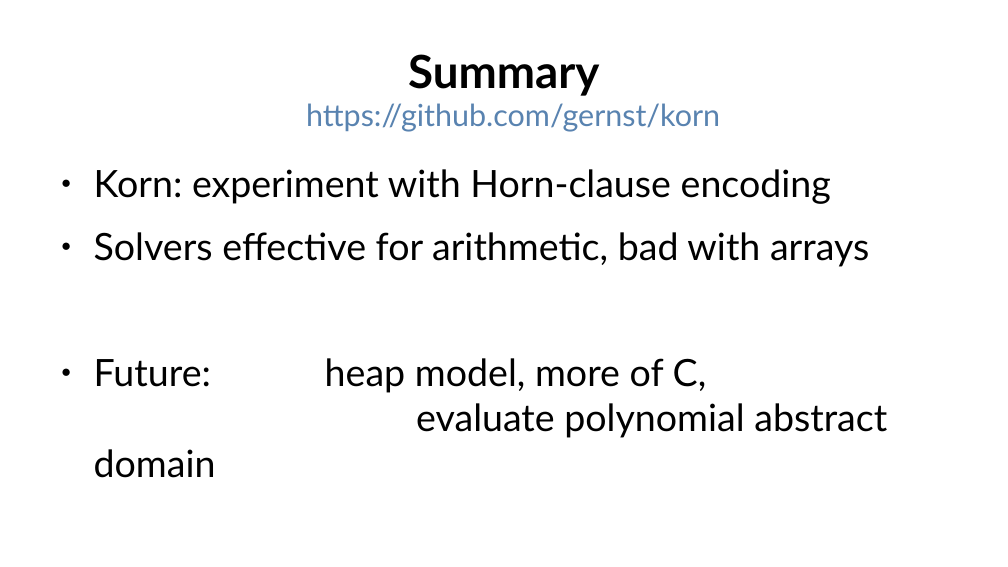
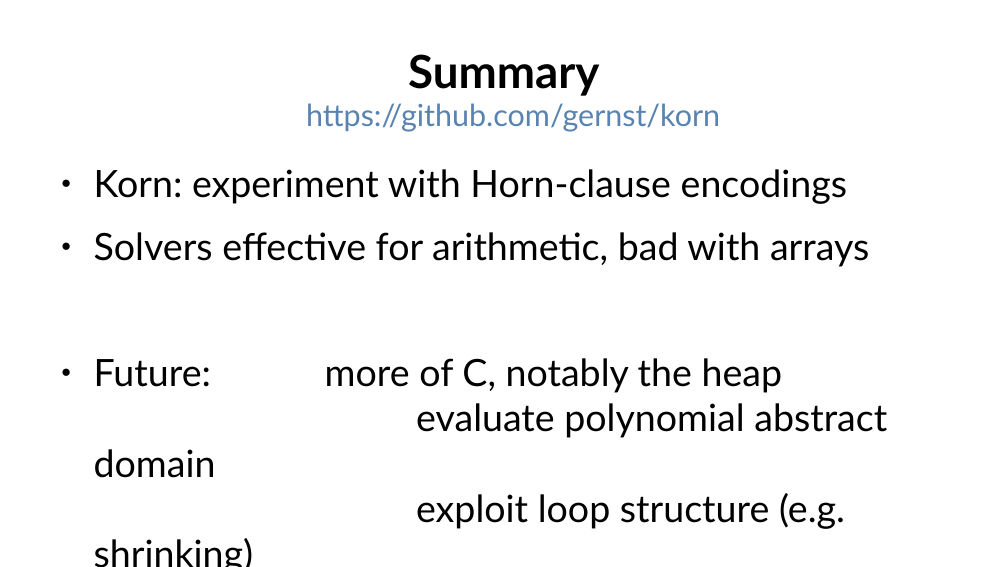
Before and after one commit to gernst/korn, a slide deck: slide 8 of doc/presentation/svcomp21.odp. Drawn at 1008x567 pixels with LibreOffice and Linux fonts; fonts in the diff are those of the drawing. Boxes give left, top, right and bottom in pixels: in the first picture for what was removed or moved away, otherwise in the second. Text is boxed around its words. In the diff, an @@ line names an element or a change of style, - is before the commit and + after.

Commit message:
final touches

```diff
--- a/doc/presentation/svcomp21.odp
+++ b/doc/presentation/svcomp21.odp
@@ text at [94, 169, 848, 204]: text changed @@
-● Korn: experiment with Horn-clause encoding
+● Korn: experiment with Horn-clause encodings
@@ text at [94, 358, 887, 529]: text changed @@
-● Future: heap model, more of C,
-  evaluate polynomial abstract domain
+● Future: more of C, notably the heap
+  evaluate polynomial abstract domain
+  exploit loop structure (e.g. shrinking)
```
